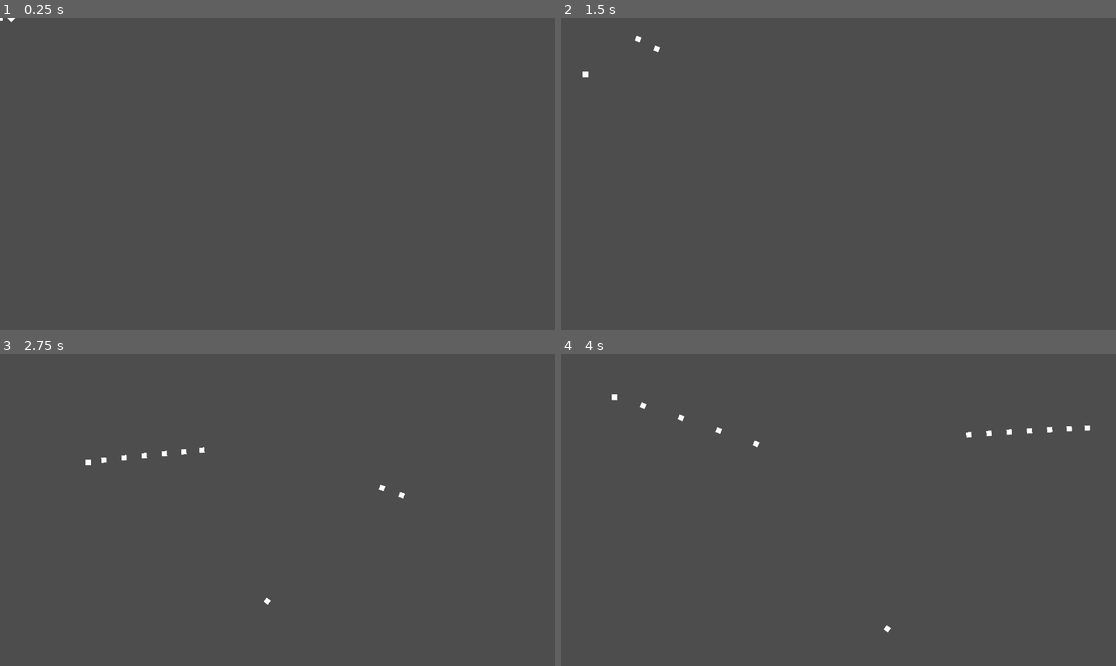
Above: before the commit, frames 1-4 (two rows, left to right).
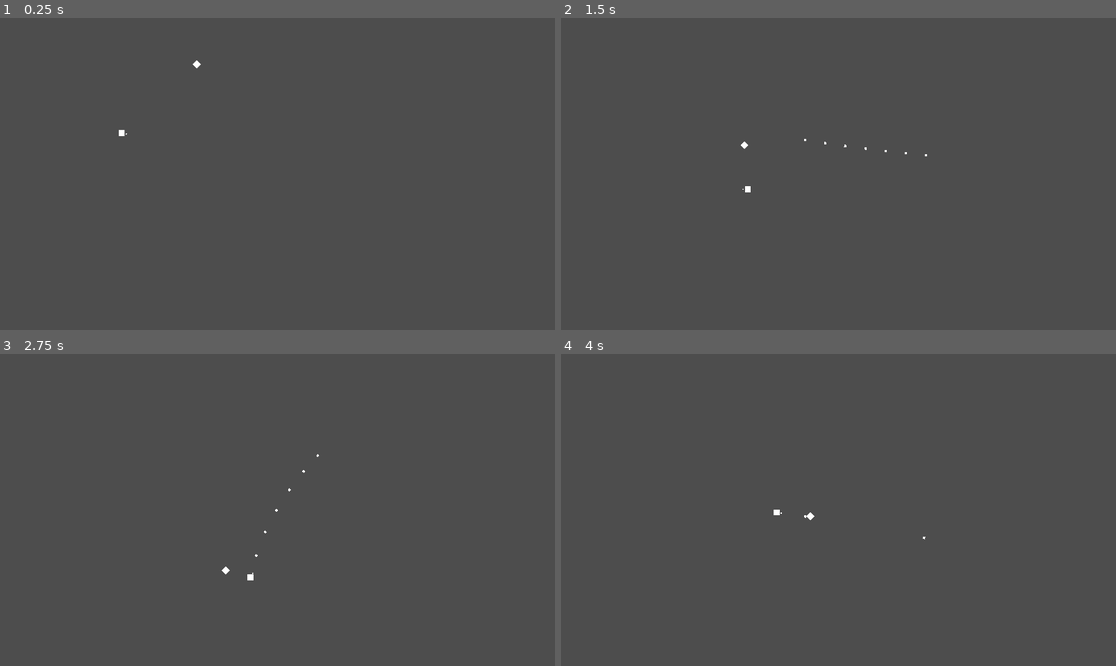
Above: after the commit, the same moments.

Repository: Neadyr/godot_sandbox
Game: Godot game, scene res://Clo.tscn
The game is run twice, just before and just after one commit, with the same random seed, the same clock (stepped at 60 frames per second) and the same inputs.
Inputs (mouse positions are in pixels of both pictures, inside the frame that each line leads up to):
- Up to frame 1 (0.25 s): no input
- Up to frame 2 (1.5 s): move the mouse to (960, 158) at 0.52 s; press the mouse at (960, 158) at 0.53 s; hold Right (ui_right) 0.53-1.28 s; move the mouse to (727, 189) at 1.27 s; release the mouse at (727, 189) at 1.28 s; hold Down (ui_down) from 1.28 s (still down); tap Space (dash) at 1.35 s
- Up to frame 3 (2.75 s): click (166, 525) at 1.55 s; move the mouse to (333, 441) at 2.02 s; release Down (ui_down) at 2.03 s; press the mouse at (333, 441) at 2.03 s; hold Right (ui_right) from 2.03 s (still down); tap Shift (sprint) at 2.1 s
- Up to frame 4 (4 s): move the mouse to (810, 572) at 2.77 s; release Right (ui_right) at 2.78 s; release the mouse at (810, 572) at 2.78 s; hold Up (ui_up) 2.78-3.53 s; click (810, 572) at 2.85 s; move the mouse to (1005, 556) at 3.52 s; press the mouse at (1005, 556) at 3.53 s; hold Left (ui_left) from 3.53 s (still down)

The runs differ from the first frame. In frame 1, less than 0.1% of the frame differs, in the area x 0-37%, y 0-38%; in frame 2, 0.1%; in frame 3, 0.2%; in frame 4, 0.3%, in the area x 9-96%, y 12-90%.

Commit message:
added bullet spawned to prevent colliding with player; and pushback on hit for ennemies

Diff:
--- a/Clo.tscn
+++ b/Clo.tscn
@@ -8,6 +8,7 @@
 script = ExtResource("1_pyfwl")
 
 [node name="Player" parent="." instance=ExtResource("2_pyfwl")]
+position = Vector2(421, 398)
 
 [node name="Enemy" parent="." instance=ExtResource("3_pyfwl")]
-position = Vector2(39, 0)
+position = Vector2(737, 109)
--- a/bullet.tscn
+++ b/bullet.tscn
@@ -3,6 +3,7 @@
 [ext_resource type="Script" uid="uid://c2gr51uaiyruk" path="res://bullet.gd" id="1_v7oki"]
 
 [sub_resource type="CircleShape2D" id="CircleShape2D_2c62f"]
+radius = 3.16228
 
 [sub_resource type="CanvasTexture" id="CanvasTexture_gyfs4"]
 
@@ -13,5 +14,5 @@
 shape = SubResource("CircleShape2D_2c62f")
 
 [node name="Sprite2D" type="Sprite2D" parent="."]
-scale = Vector2(18, 18)
+scale = Vector2(8, 8)
 texture = SubResource("CanvasTexture_gyfs4")
--- /dev/null
+++ b/bullet_spawner.gd
@@ -0,0 +1,18 @@
+extends Sprite2D
+
+@export var bullet_scene: PackedScene
+var bullet_cooldown = 0.1
+var bullet_timer = 0
+
+func _physics_process(delta):
+	if (bullet_timer >= 0):
+		bullet_timer -= delta
+	self.look_at(get_viewport().get_mouse_position())
+	if (Input.is_action_pressed("tir")):
+		if (bullet_timer < 0):
+			var bullet = bullet_scene.instantiate()
+			bullet.global_position = self.global_position
+			bullet.velocity = (get_viewport().get_mouse_position() - self.global_position).normalized() * bullet.speed
+			bullet.rotation = bullet.velocity.angle()
+			get_parent().get_parent().add_child(bullet)
+			bullet_timer = bullet_cooldown
--- a/enemy.gd
+++ b/enemy.gd
@@ -1,19 +1,34 @@
 extends CharacterBody2D
-var speed = 0
-var life = 100
+var speed = 5
+var max_life = 1000
+var life = max_life
+var is_bumped = false
+var got_bumped = false
+var bumped_strength = Vector2.ZERO
+var bump_decrease_speed = 15
 
 func _physics_process(delta):
+	var bump_power = 15 + (max_life - life) / 10
 	var collision = move_and_collide(velocity * delta)
 	if collision:
 		var obj = collision.get_collider()
 		print("Collided with :", obj.is_in_group("Player"))
 	var player = get_node('../Player')
 	var direction = Vector2(player.position - self.position).normalized() * delta
-
-	velocity = direction.normalized() * speed
+	if (got_bumped):
+		bumped_strength = direction.normalized() * -bump_power
+		got_bumped = false
+	if (is_bumped):
+		bumped_strength = bumped_strength.lerp(Vector2.ZERO, bump_decrease_speed * delta)
+		if bumped_strength.length() < 2:
+			bumped_strength = Vector2.ZERO
+			is_bumped = false
+	velocity = direction.normalized() * speed + bumped_strength
 	move_and_collide(velocity)
 
 func got_hit(amount: int) -> void:
+	is_bumped = true
+	got_bumped = true
 	life -= amount
 	if (life <= 0):
 		print('dead')
--- a/player.tscn
+++ b/player.tscn
@@ -1,19 +1,28 @@
-[gd_scene load_steps=5 format=3 uid="uid://ct83wixtolbo8"]
+[gd_scene load_steps=7 format=3 uid="uid://ct83wixtolbo8"]
 
 [ext_resource type="Script" uid="uid://cwdehig4mgb7c" path="res://player_handler.gd" id="1_onrkg"]
 [ext_resource type="PackedScene" uid="uid://rydxldyufvfo" path="res://bullet.tscn" id="2_i3pqv"]
+[ext_resource type="Script" uid="uid://bdkyghiknpbq6" path="res://bullet_spawner.gd" id="3_i3pqv"]
 
-[sub_resource type="RectangleShape2D" id="RectangleShape2D_gyfs4"]
+[sub_resource type="CircleShape2D" id="CircleShape2D_hqtel"]
 
 [sub_resource type="CanvasTexture" id="CanvasTexture_2c62f"]
 
+[sub_resource type="CanvasTexture" id="CanvasTexture_sweqy"]
+
 [node name="Player" type="CharacterBody2D" groups=["Player"]]
 script = ExtResource("1_onrkg")
-bullet_scene = ExtResource("2_i3pqv")
 
 [node name="Hitbox" type="CollisionShape2D" parent="."]
-shape = SubResource("RectangleShape2D_gyfs4")
+shape = SubResource("CircleShape2D_hqtel")
 
 [node name="Sprite2D" type="Sprite2D" parent="."]
 scale = Vector2(20, 20)
 texture = SubResource("CanvasTexture_2c62f")
+
+[node name="bullet_spawner" type="Sprite2D" parent="."]
+scale = Vector2(4, 4)
+texture = SubResource("CanvasTexture_sweqy")
+offset = Vector2(4, 0)
+script = ExtResource("3_i3pqv")
+bullet_scene = ExtResource("2_i3pqv")
--- a/player_handler.gd
+++ b/player_handler.gd
@@ -7,22 +7,10 @@
 var current_stamina = stamina_max
 var is_sprinting = false
 var sprint_speed: float = 1
-@export var bullet_scene: PackedScene
-var bullet_cooldown = 0.1
-var bullet_timer = 0
 
 func _physics_process(delta: float) -> void:
 	#var mouse_position: Vector2 = get_viewport().get_mouse_position()
-	if (bullet_timer >= 0):
-		bullet_timer -= delta
-	if (Input.is_action_pressed("tir")):
-		if (bullet_timer < 0):
-			var bullet = bullet_scene.instantiate()
-			bullet.global_position = self.global_position
-			bullet.velocity = (get_viewport().get_mouse_position() - self.global_position).normalized() * bullet.speed
-			bullet.rotation = bullet.velocity.angle()
-			get_parent().add_child(bullet)
-			bullet_timer = bullet_cooldown
+
 	if (dash_current_timer >= 0):
 		dash_current_timer -= delta
 	var dash_strength = 3000
Not shown, added: bullet_spawner.gd.uid
